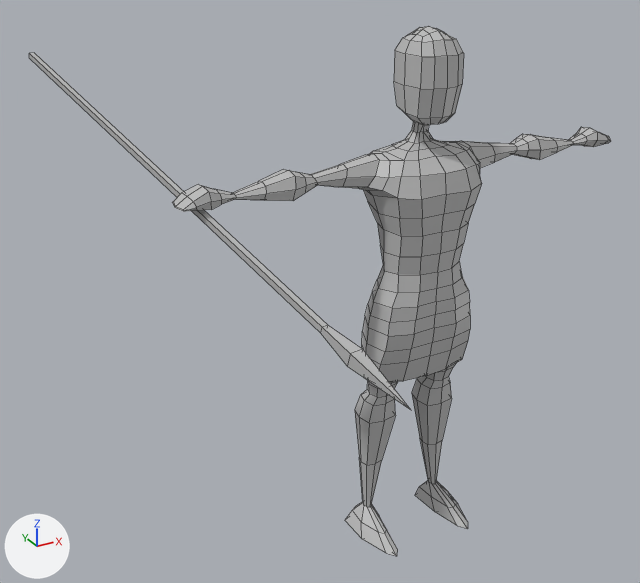
Before and after pictures for a commit that changed the FBX model Resources/Models/soldier@walk.fbx.
The view is the same before and after, from a 50 mm camera at (-0.113, -0.161, 0.15) aimed at (-0.018, 0.012, 0.063). The axes (+X, +Y, +Z) are drawn at lower left. The lights are the same throughout. Mesh edges are drawn as thin lines. Where no turn or scale is listed for an object, it has been applied to the vertices.

Before the edit, the objects in view are built like this:
```python
me_mesh = bpy.data.meshes.new('Mesh')
me_mesh.from_pydata(...)  # 640 vertices, 642 faces; spans x -0.0578..0.0586, y -0.0152..0.0072, z 0.0..0.1259
me_mesh.materials.append(mat_lambert1)  # grey #bcbcbc
me_mesh_001 = bpy.data.meshes.new('Mesh.001')
me_mesh_001.from_pydata(...)  # 13 vertices, 13 faces; spans x -0.0131..0.0116, y -0.0666..0.0712, z -0.0184..0.0202
me_mesh_001.materials.append(mat_lambert1)  # grey #bcbcbc
ob_polysurface1 = bpy.data.objects.new('polySurface1', me_mesh)
ob_polysurface1.location = (0.0, 0.0, 0.0)
ob_ppyramid1 = bpy.data.objects.new('pPyramid1', me_mesh_001)
ob_ppyramid1.location = (-0.0538, 0.0048, 0.0947)
```
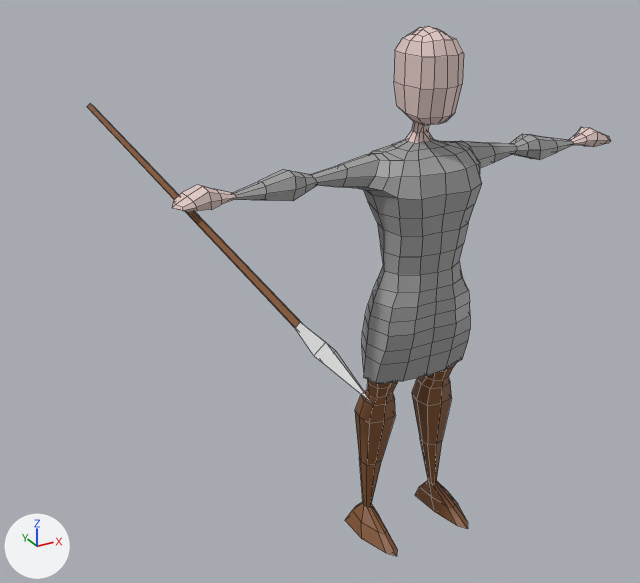
Where the newer file only moved an object's origin or applied its transform, the numbers keep the older frame.

Changed parts and their boxes [x1, y1, x2, y2] in the pictures (640 x 583 px):
'pPyramid1', reshaped (25% narrower, 16% shorter)
    before: [29, 53, 410, 409]
    after: [87, 104, 372, 403]
part 2 of me_mesh, recoloured (grey to brown)
    both: [345, 363, 468, 556]
part 3 of me_mesh, recoloured
    both: [394, 26, 464, 143]
part 4 of me_mesh, recoloured
    both: [182, 184, 236, 211]
part 5 of me_mesh, recoloured
    both: [568, 127, 611, 147]
part 6 of me_mesh, recoloured
    both: [233, 134, 574, 382]

The change, as a list of edits to the scene's bpy script:
```text
Add mat_surfaceshader4:
    mat_surfaceshader4 = principled_material('surfaceShader4')
    mat_surfaceshader4.base_color = (0.216, 0.0829, 0.0254)  # brown #80512c
Add mat_surfaceshader2:
    mat_surfaceshader2 = principled_material('surfaceShader2')
    mat_surfaceshader2.base_color = (0.765, 0.586, 0.555)  # light grey #e3c9c4
Add mat_surfaceshader1:
    mat_surfaceshader1 = principled_material('surfaceShader1')
    mat_surfaceshader1.base_color = (0.341, 0.341, 0.341)  # grey #9e9e9e
Change me_mesh_001:
    where me_mesh_001.from_pydata(...)  # 13 vertices, 13 faces; spans x -0.0131..0.0116, y -0.0666..0.0712, z -0.0184..0.0202
    used by ob_ppyramid1; location = (-0.0538, 0.0048, 0.0947)
    me_mesh_001 part 1: the whole mesh is multiplied about its middle by the matrix ((0.676, 0.31, -0.669), (-0.246, 0.95, 0.192), (0.695, 0.035, 0.718)), then moved by (0.0007, -0.0036, -0.0033)
Change me_mesh:
    where me_mesh.from_pydata(...)  # 640 vertices, 642 faces; spans x -0.0578..0.0586, y -0.0152..0.0072, z 0.0..0.1259
    used by ob_polysurface1; location = (0.0, 0.0, 0.0)
    me_mesh part 2: all 136 faces centred in x -0.0144..0.0144, y -0.0112..0.0039, z 0.0..0.0438 switch from mat_lambert1 (grey #bcbcbc) to mat_surfaceshader4 (brown #80512c)
    me_mesh part 3: all 102 faces centred in x -0.0057..0.0057, y -0.0097..0.004, z 0.102..0.1254 switch from mat_lambert1 (grey #bcbcbc) to mat_surfaceshader2 (light grey #e3c9c4)
    me_mesh part 4: all 36 faces centred in x -0.0574..-0.047, y -0.0041..0.0024, z 0.094..0.0975 switch from mat_lambert1 (grey #bcbcbc) to mat_surfaceshader2 (light grey #e3c9c4)
    me_mesh part 5: all 36 faces centred in x 0.047..0.0574, y -0.0041..0.0024, z 0.094..0.0975 switch from mat_lambert1 (grey #bcbcbc) to mat_surfaceshader2 (light grey #e3c9c4)
    me_mesh part 6: all 332 faces centred in x -0.0424..0.0424, y -0.0119..0.0071, z 0.0445..0.1008 switch from mat_lambert1 (grey #bcbcbc) to mat_surfaceshader1 (grey #9e9e9e)
```
